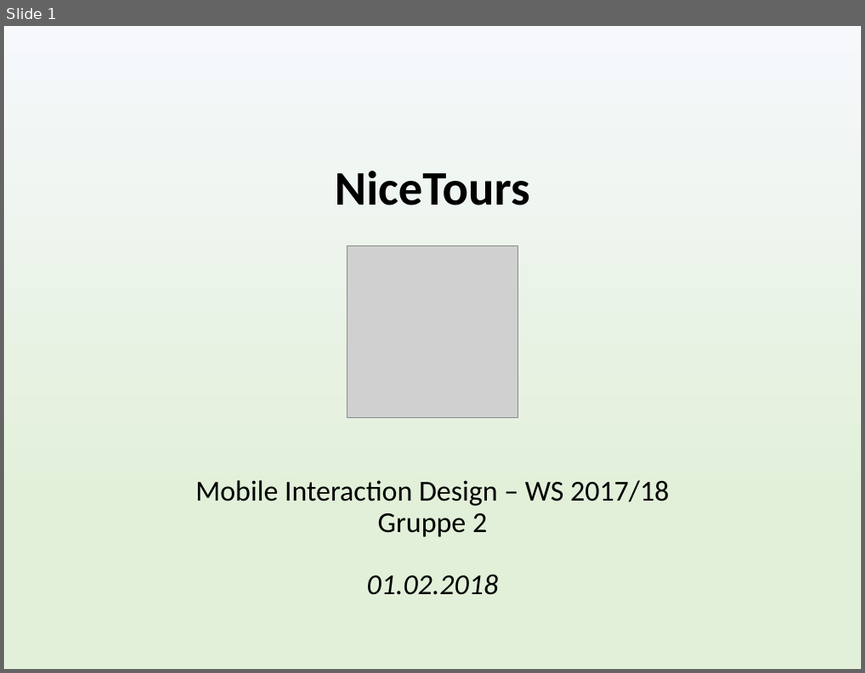
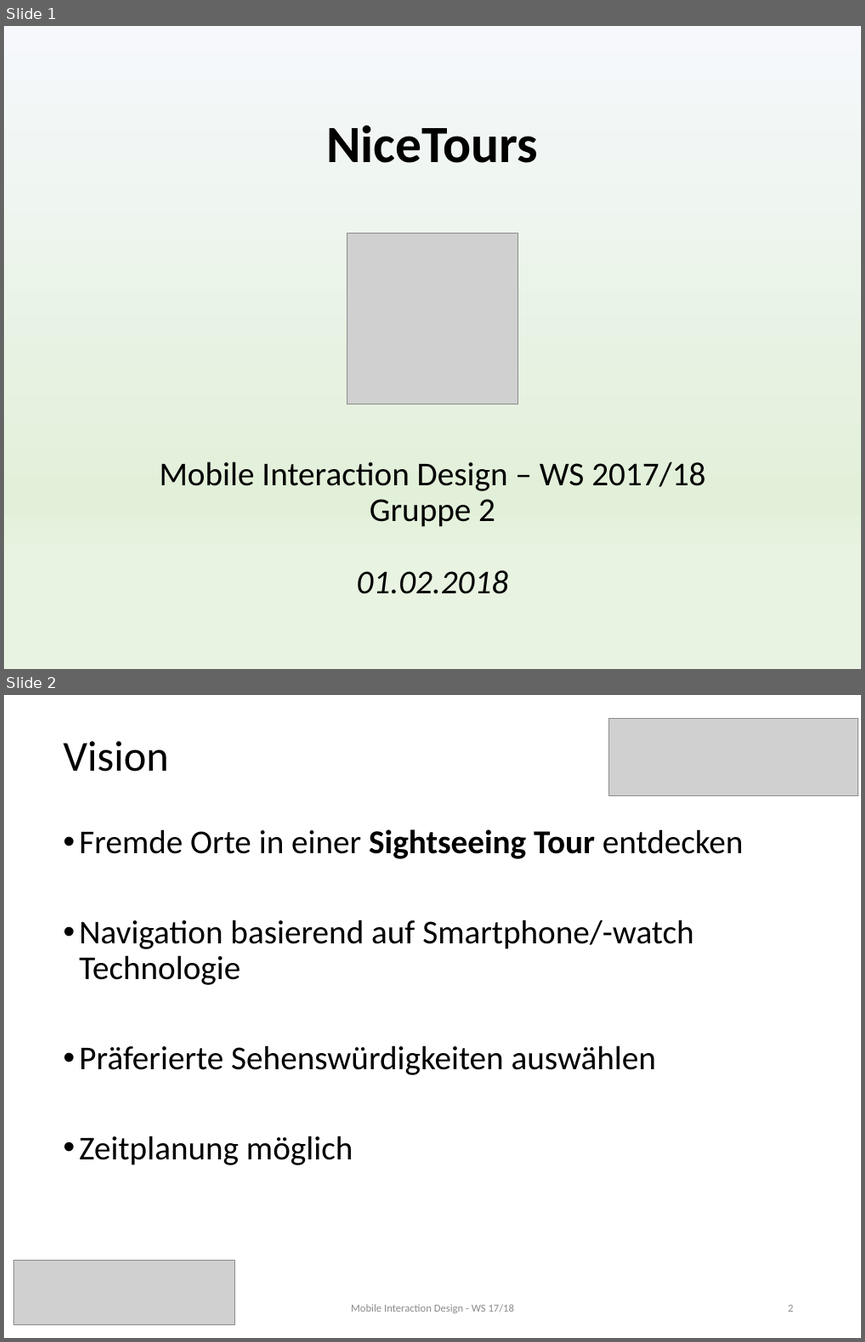
Before and after one commit to MIDw17group02/sightseeingApp, a slide deck: NiceTours Presentation.pptx. Shown one above the other, each under a label of ours: slide 1 before the commit, slides 1 and 2 after it. The pictures are 865x673 and 865x1342 pixels, drawn with LibreOffice and Linux fonts; fonts in the diff are those of the drawing; grey boxes stand for pictures. Boxes give left, top, right and bottom in pixels: in the first picture for what was removed or moved away, otherwise in the second. Text is boxed around its words. In the diff, an @@ line names an element or a change of style, - is before the commit and + after.

```diff
--- a/NiceTours Presentation.pptx
+++ b/NiceTours Presentation.pptx
@@ slide 2 added at (4,695,861,1338), background #FFFFFF @@
@@ picture added at (609,718,857,796) @@
@@ title added at (64,741,169,771), 36 pt, text #000000 @@
+Vision
@@ text added at (79,829,743,1165), 28 pt, text #000000 @@
+• Fremde Orte in einer Sightseeing Tour entdecken
+• Navigation basierend auf Smartphone/-watch Technologie
+• Präferierte Sehenswürdigkeiten auswählen
+• Zeitplanung möglich
@@ picture added at (14,1259,235,1325) @@
@@ text added at (351,1304,514,1313), 9 pt, text #8C8C8C @@
+Mobile Interaction Design - WS 17/18
@@ page number added at (788,1304,793,1311), 9 pt, text #8C8C8C @@
+2
@@ slide 1 changed as well @@
@@ background gradient #F6F8FC to #E2F0D9 to gradient #F6F8FC to #E2F0D9 to #E8F3E1 @@
@@ picture: place and size @@
-picture at (347,246,518,418)
+picture at (347,233,518,404)
@@ title "NiceTours Mobile Interaction Design – ..." at (160,461,705,594): size 40.5 to 44 pt in "NiceTours"; size 24.3 to 28 pt in "Mobile Interaction Design – WS 2017/18 Gruppe ..." @@
```
Also in this commit, not shown: 1 other slide changed, 5 other slides added, 1 other file.
